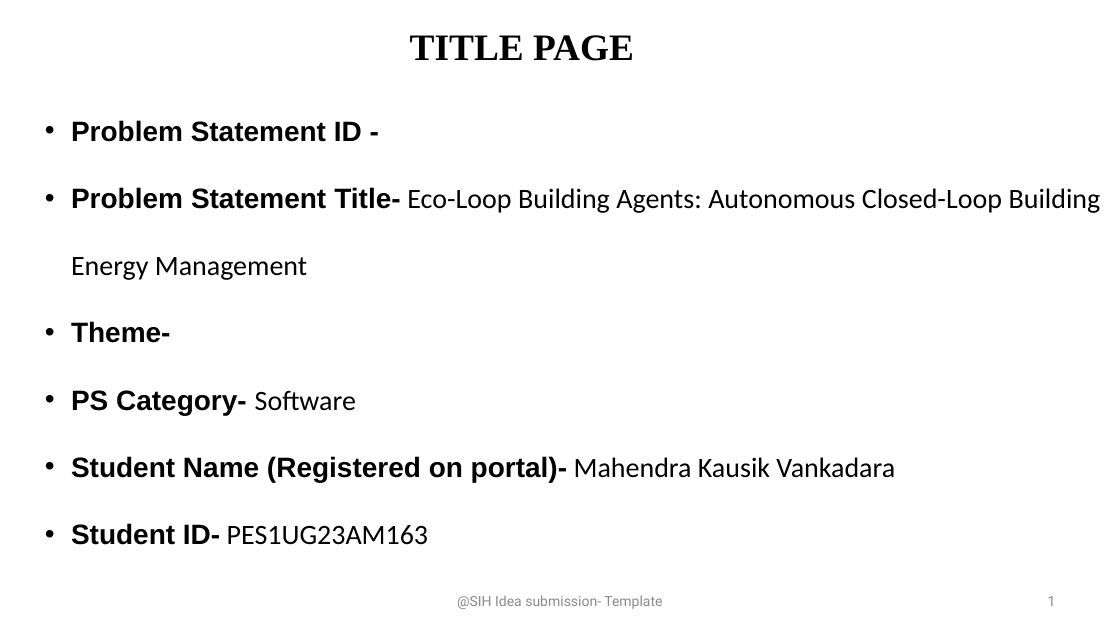
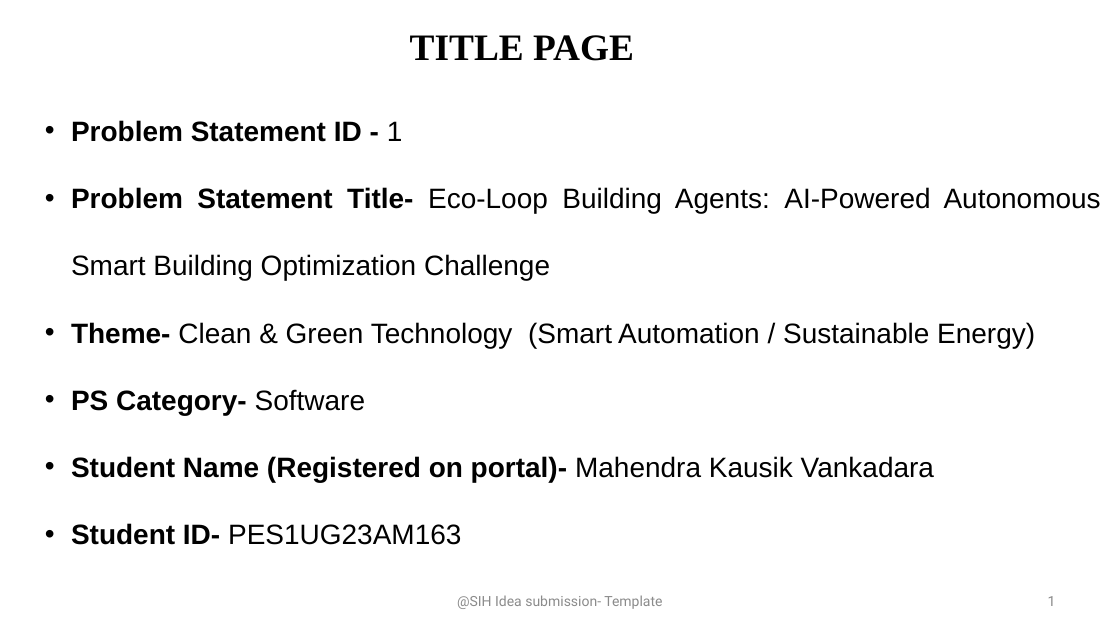
Before and after one commit to mahendra-kausik/eco-loop-building-agents, a slide deck: slide 1 of docs/Eco-Loop_Idea_Submission.pptx. Drawn at 1120x630 pixels with LibreOffice and Linux fonts; fonts in the diff are those of the drawing. Boxes give left, top, right and bottom in pixels: in the first picture for what was removed or moved away, otherwise in the second. Text is boxed around its words. In the diff, an @@ line names an element or a change of style, - is before the commit and + after.

Commit message:
Updated docs+cleaning up files

```diff
--- a/docs/Eco-Loop_Idea_Submission.pptx
+++ b/docs/Eco-Loop_Idea_Submission.pptx
@@ text at [71,120,1101,348]: text changed; font Calibri to Arial @@
-• Problem Statement ID -
-• Problem Statement Title- Eco-Loop Building Agents: Autonomous Closed-Loop Building Energy Management
-• Theme-
+• Problem Statement ID - 1
+• Problem Statement Title- Eco-Loop Building Agents: AI-Powered Autonomous Smart Building Optimization Challenge
+• Theme- Clean & Green Technology (Smart Automation / Sustainable Energy)
@@ text at [71,389,934,545]: font Calibri to Arial in "Software", "Mahendra Kausik Vankadara", "PES1UG23AM163" @@
```
Also in this commit, not shown: 4 other slides changed, 9 other files.
